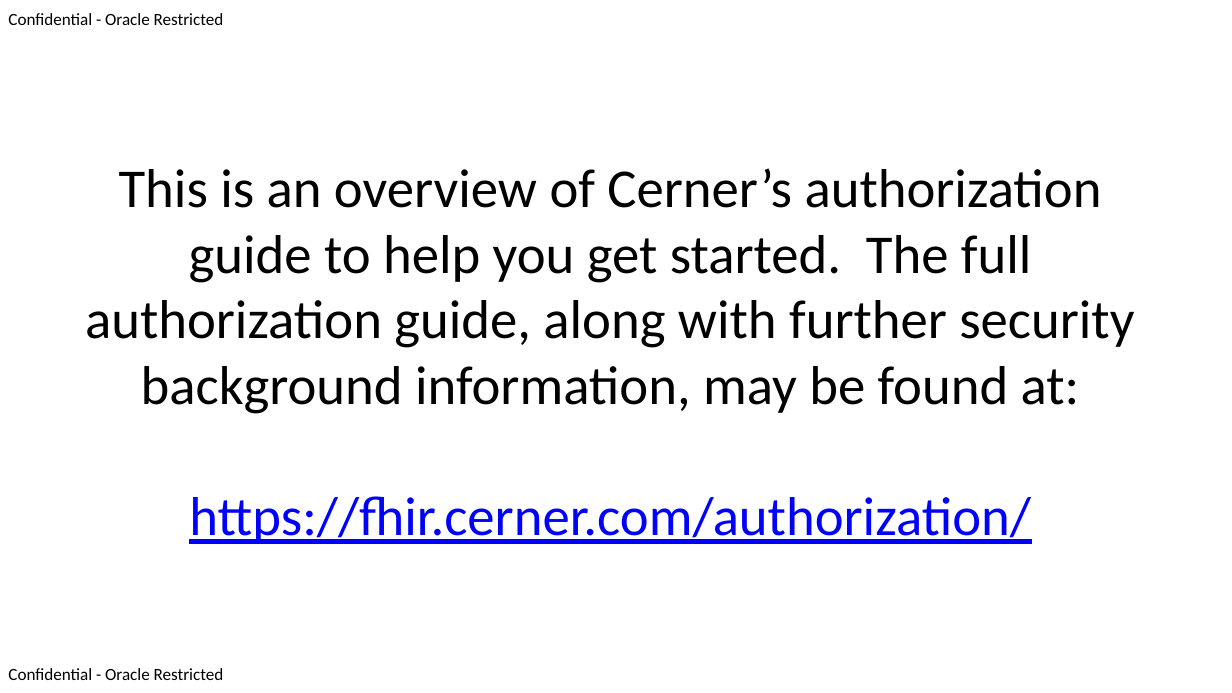
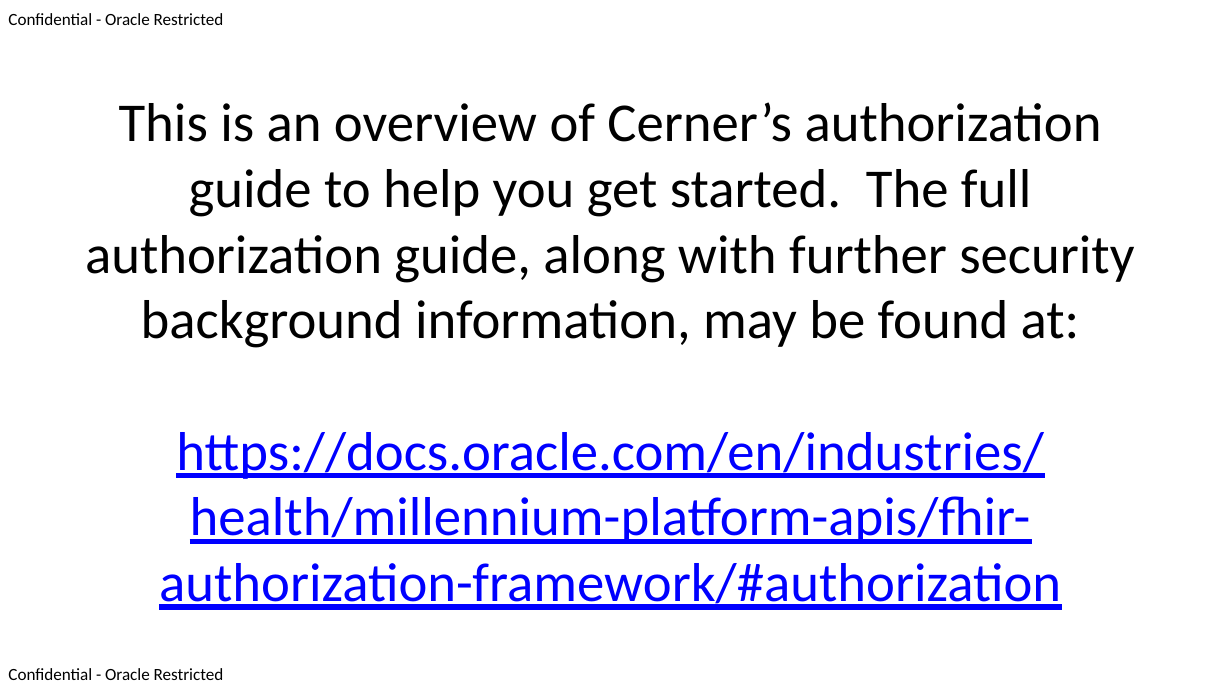
Before and after one commit to BH018364/SMART-on-FHIR-Training, a slide deck: slide 2 of smart-authorization-presentation.pptx. Drawn at 1232x693 pixels with LibreOffice and Linux fonts; fonts in the diff are those of the drawing. Boxes give left, top, right and bottom in pixels: in the first picture for what was removed or moved away, otherwise in the second. Text is boxed around its words. In the diff, an @@ line names an element or a change of style, - is before the commit and + after.

```diff
--- a/smart-authorization-presentation.pptx
+++ b/smart-authorization-presentation.pptx
@@ text "This is an overview of ...": place and size @@
-text "This is an overview of ..." at [85, 168, 1134, 544]
+text "This is an overview of ..." at [85, 102, 1134, 610]
@@ text at [159, 432, 1061, 610]: text changed @@
-https://fhir.cerner.com/authorization/
+https://docs.oracle.com/en/industries/health/millennium-platform-apis/fhir-authorization-framework/#authorization
```
Also in this commit, not shown: 1 other slide changed.
